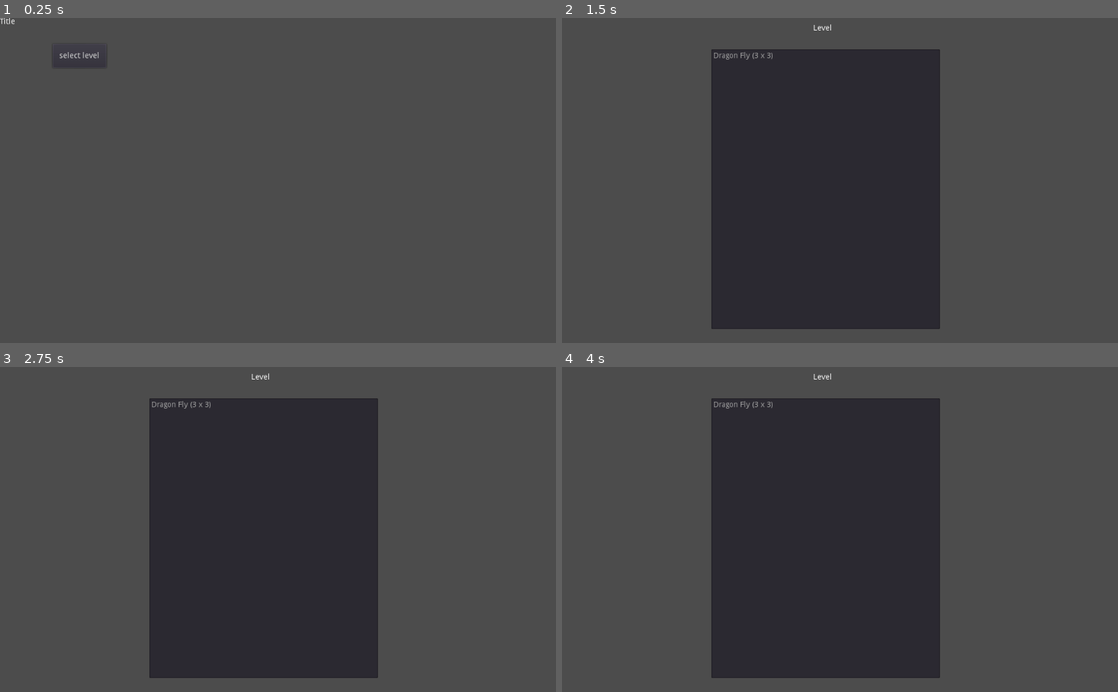
Above: before the commit, frames 1-4 (two rows, left to right).
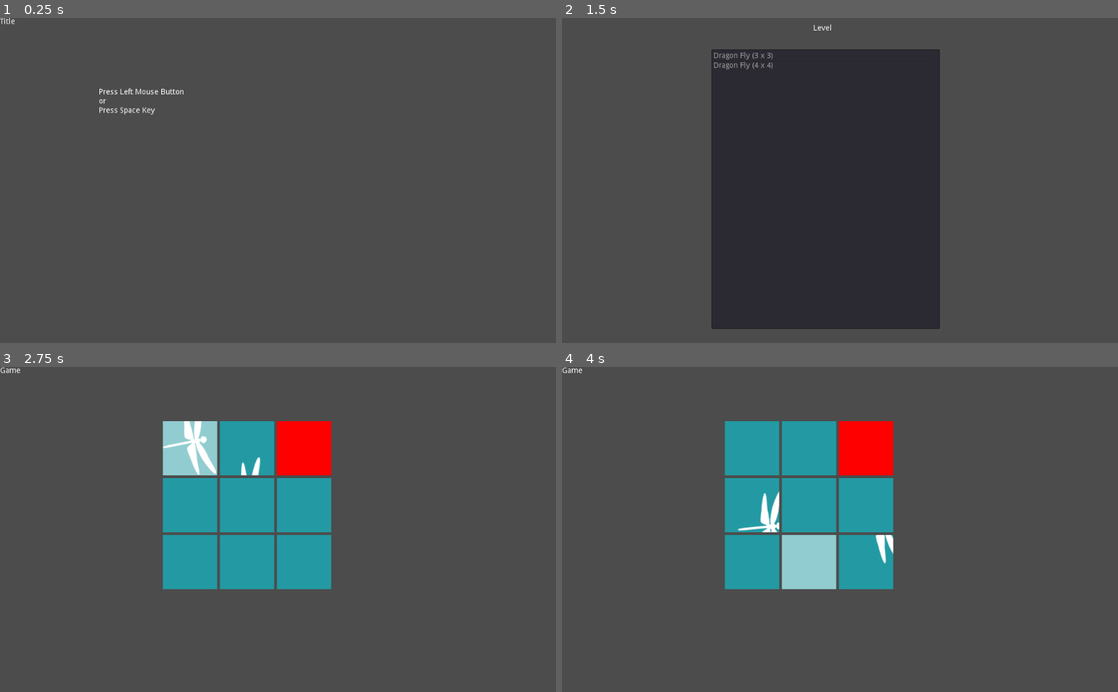
Above: after the commit, the same moments.

Repository: hrk4649/picture_puzzle_move
Game: Godot game, scene res://Main.tscn
The game is run twice, just before and just after one commit, with the same random seed, the same clock (stepped at 60 frames per second) and the same inputs.
Inputs (mouse positions are in pixels of both pictures, inside the frame that each line leads up to):
- Up to frame 1 (0.25 s): no input
- Up to frame 2 (1.5 s): click (639, 57) at 0.5 s, where only the run before the commit has a clickable "select level"; tap Space at 1.25 s; hold Right (ui_right) from 1.28 s (still down); hold Enter (ui_accept) from 1.28 s (still down)
- Up to frame 3 (2.75 s): release Right (ui_right) at 2.03 s; release Enter (ui_accept) at 2.03 s; hold Down (ui_down) from 2.03 s (still down); tap Enter (ui_accept) at 2.1, 2.27, 2.57 s
- Up to frame 4 (4 s): release Down (ui_down) at 2.78 s; hold Right (ui_right) 2.78-3.53 s; hold Enter (ui_accept) 2.78-3.53 s; hold Up (ui_up) from 3.53 s (still down); tap Enter (ui_accept) at 3.6, 3.77 s

The runs differ from the first frame. In frame 1, 0.3% of the frame differs, in the area x 10-33%, y 10-30%; in frame 2, less than 0.1%; in frame 3, 35%, in the area x 0-68%, y 0-96%; in frame 4, 35%.

Commit message:
change input polling to input event

Diff:
--- a/Game.gd
+++ b/Game.gd
@@ -36,25 +36,38 @@
     if(!visible):
         return
     pass
-    input(delta)
-    change_texture_rect(delta)
-    select_piece()
-
-func input(delta):
     match game_state:
         GameState.INIT:
-            key_hook = input_init()
+            change_texture_rect(delta)
         GameState.PLAY:
-            key_hook = input_play()
+            change_texture_rect(delta)
+            select_piece()
         GameState.FINISH:
-            key_hook = input_finish()
+            change_texture_rect(delta)
         _:
             print("no process for game_state " + str(game_state))
 
-func input_init():
+func _input(event):
+    if(!visible):
+        return
+    match game_state:
+        GameState.INIT:
+            key_hook = input_init(event)
+        GameState.PLAY:
+            key_hook = input_play(event)
+        GameState.FINISH:
+            key_hook = input_finish(event)
+        _:
+            print("no process for game_state " + str(game_state))
+
+func input_init(event):
     pass
     var key_pressed = false
-    if Input.is_action_pressed("ui_accept"):
+
+    if event.is_action_pressed("ui_accept") and !key_hook:
+        key_pressed = true
+
+    if key_pressed and !key_hook:
         game_state = GameState.PLAY
         cursol = Vector2(0,0)
         print_input()
@@ -62,10 +75,9 @@
         var shuffled = board.get_shuffled_piece_array()
         board.pieces = shuffled
         move_pieces()
-        key_pressed = true
     return key_pressed
 
-func input_play():
+func input_play(event):
     pass
 
     var key_pressed = false
@@ -76,21 +88,22 @@
 
     var accept_pressed = false
 
-    if Input.is_action_pressed("ui_left"):
+    if event.is_action_pressed("ui_left"):
         dx = -1
         key_pressed = true
-    elif Input.is_action_pressed("ui_right"):
+    elif event.is_action_pressed("ui_right"):
         dx = 1
         key_pressed = true
-    elif Input.is_action_pressed("ui_up"):
+    elif event.is_action_pressed("ui_up"):
         dy = -1
         key_pressed = true
-    elif Input.is_action_pressed("ui_down"):
+    elif event.is_action_pressed("ui_down"):
         dy = 1
         key_pressed = true
-    elif Input.is_action_pressed("ui_accept"):
+    elif event.is_action_pressed("ui_accept"):
         accept_pressed = true
         key_pressed = true
+
 
     if key_pressed and !key_hook:
         pass
@@ -100,6 +113,8 @@
         if accept_pressed:
             if grabbedPiece == null:
                 grabbedPiece = Vector2(cursol)
+                # for debug
+                # game_clear()
             else:
                 pass
                 # change piece
@@ -120,23 +135,36 @@
     return key_pressed
 
 func game_clear():
-    cursol = null
     game_state = GameState.FINISH
     var label = $GameClear
     remove_child(label)
     add_child(label)
     $GameClear.visible = true
-
-func input_finish():
+    key_hook = true
+
+    # reset select
+    cursol = null
+    grabbedPiece = null
+    select_piece()
+
+    #$ButtonExit.grab_focus()
+
+func input_finish(event):
     pass
     var key_pressed = false
-    if Input.is_action_pressed("ui_accept"):
+    if event.is_action_pressed("ui_accept"):
+        key_pressed = true
+
+    if key_pressed and !key_hook:
         print_input()
-        key_pressed = true
+        return_title()
+
     return key_pressed
 
 func select_piece():
     pass
+    if pieces == null:
+        return
     var grab_idx = null
     if grabbedPiece != null:
         grab_idx = board.get_piece_num(grabbedPiece.x, grabbedPiece.y)
@@ -161,6 +189,8 @@
 
 
 func change_texture_rect(delta):
+    if (pieces == null):
+        return
     var tex = $Viewport.get_texture()
     for i in range(0, num_pieces):
         var tr = pieces[i]
@@ -184,6 +214,7 @@
 
 func init_game(level, num_pieces):
     pass
+    key_hook = true
     print("(level,num_pices) = (" + str(level) + "," + str(num_pieces) + ")")
 
     self.num_pieces = num_pieces
@@ -193,7 +224,6 @@
     cursol = null
     game_state = GameState.INIT
     board.init(num_pieces, piece_size)
-
     $GameClear.visible = false
 
 func init_pieces(num_pieces):
@@ -231,10 +261,7 @@
         remove_child(tr)
     pieces = null
 
-func _input(event):
-    pass
-
-func _on_ButtonExit_button_up():
-    pass # Replace with function body.
+func return_title():
+    self.visible = false
     stop_game()
     get_parent().change_scene_title()
--- a/Game.tscn
+++ b/Game.tscn
@@ -9,15 +9,6 @@
 margin_right = 40.0
 margin_bottom = 14.0
 text = "Game"
-__meta__ = {
-"_edit_use_anchors_": false
-}
-
-[node name="ButtonExit" type="Button" parent="."]
-margin_top = 50.0
-margin_right = 62.0
-margin_bottom = 95.0
-text = "EXIT"
 __meta__ = {
 "_edit_use_anchors_": false
 }
@@ -41,5 +32,3 @@
 __meta__ = {
 "_edit_use_anchors_": false
 }
-
-[connection signal="button_up" from="ButtonExit" to="." method="_on_ButtonExit_button_up"]
--- a/Level.gd
+++ b/Level.gd
@@ -15,8 +15,12 @@
 #func _process(delta):
 #    pass
 
+func grab_focus():
+    pass
+    $ItemList.grab_focus()
+    #$ItemList.select(0)
 
-func _on_ItemList_item_selected(index):
+func _on_ItemList_item_activated(index):
     pass # Replace with function body.
     $ItemList.unselect_all()
     var level = "dragon_fly"
--- a/Level.tscn
+++ b/Level.tscn
@@ -20,10 +20,10 @@
 margin_top = 58.0
 margin_right = 696.0
 margin_bottom = 574.0
-items = [ "Dragon Fly (3 x 3)", null, false ]
+items = [ "Dragon Fly (3 x 3)", null, false, "Dragon Fly (4 x 4)", null, false ]
 allow_reselect = true
 __meta__ = {
 "_edit_use_anchors_": false
 }
 
-[connection signal="item_selected" from="ItemList" to="." method="_on_ItemList_item_selected"]
+[connection signal="item_activated" from="ItemList" to="." method="_on_ItemList_item_activated"]
--- a/Main.gd
+++ b/Main.gd
@@ -9,7 +9,7 @@
 # Called when the node enters the scene tree for the first time.
 func _ready():
     pass # Replace with function body.
-
+    change_scene_title()
 
 # Called every frame. 'delta' is the elapsed time since the previous frame.
 #func _process(delta):
@@ -21,14 +21,16 @@
     $Game.visible = false
 
     $Level.visible = true
+    $Level.grab_focus()
 
 func change_scene_game(level, num_pieces):
     pass
     $Title.visible = false
     $Level.visible = false
 
+    $Game.init_game(level, num_pieces)
     $Game.visible = true
-    $Game.init_game(level, num_pieces)
+
 
 func change_scene_title():
     pass
@@ -36,3 +38,4 @@
     $Level.visible = false
 
     $Title.visible = true
+    $Title.grab_focus()
--- a/Title.gd
+++ b/Title.gd
@@ -5,18 +5,33 @@
 # var a = 2
 # var b = "text"
 
+var key_hook = false
 
 # Called when the node enters the scene tree for the first time.
 func _ready():
     pass # Replace with function body.
 
 
-# Called every frame. 'delta' is the elapsed time since the previous frame.
-#func _process(delta):
-#    pass
+func _input(event):
+    if(!visible):
+        return
+    key_hook = input_init(event)
 
+func input_init(event):
+    pass
+    var key_pressed = false
 
-func _on_Button_button_up():
+    if event.is_action_pressed("ui_accept"):
+        key_pressed = true
+
+    if key_pressed and !key_hook:
+        get_parent().change_scene_level()
+
+    return key_pressed
+
+func grab_focus():
+    pass
+
+func _on_Title_visibility_changed():
     pass # Replace with function body.
-    # change scene
-    get_parent().change_scene_level()
+    key_hook = true
--- a/Title.tscn
+++ b/Title.tscn
@@ -13,14 +13,16 @@
 "_edit_use_anchors_": false
 }
 
-[node name="Button" type="Button" parent="."]
-margin_left = 97.0
-margin_top = 48.0
-margin_right = 196.0
-margin_bottom = 92.0
-text = "select level"
+[node name="Label2" type="Label" parent="."]
+margin_left = 182.0
+margin_top = 130.0
+margin_right = 222.0
+margin_bottom = 144.0
+text = "Press Left Mouse Button
+or
+Press Space Key"
 __meta__ = {
 "_edit_use_anchors_": false
 }
 
-[connection signal="button_up" from="Button" to="." method="_on_Button_button_up"]
+[connection signal="visibility_changed" from="." to="." method="_on_Title_visibility_changed"]
--- a/project.godot
+++ b/project.godot
@@ -21,5 +21,4 @@
 [rendering]
 
 vram_compression/import_etc=true
-vram_compression/import_etc2=false
 environment/default_environment="res://default_env.tres"
